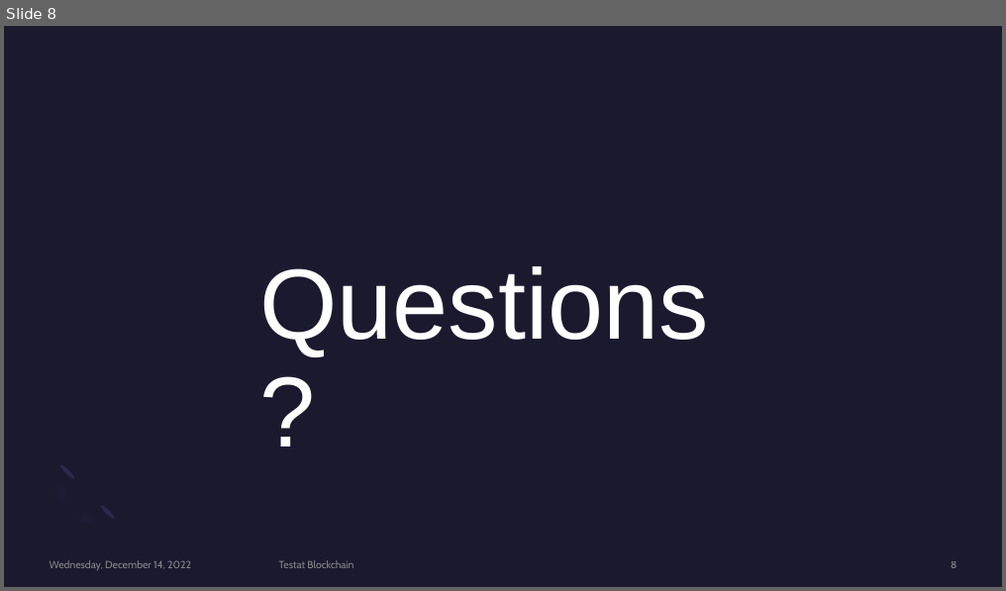
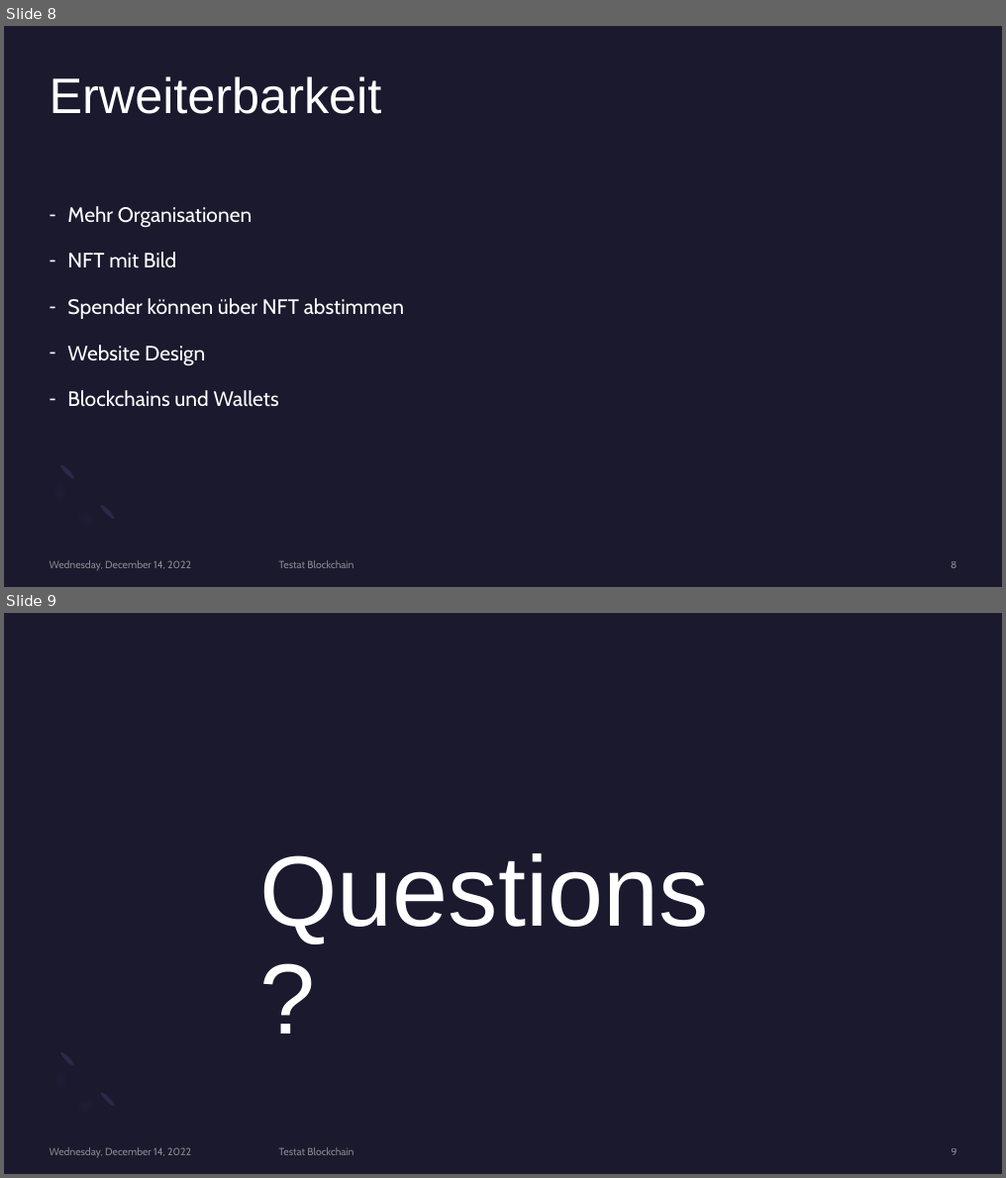
Before and after one commit to beplay/nftonation, a slide deck: presentation/NFTonation.pptx. Shown one above the other, each under a label of ours: slide 8 before the commit, slides 8 and 9 after it. The pictures are 1006x591 and 1006x1178 pixels, drawn with LibreOffice and Linux fonts; fonts in the diff are those of the drawing. Boxes give left, top, right and bottom in pixels: in the first picture for what was removed or moved away, otherwise in the second. Text is boxed around its words. In the diff, an @@ line names an element or a change of style, - is before the commit and + after.

Commit message:
finishing touches on PPP

```diff
--- a/presentation/NFTonation.pptx
+++ b/presentation/NFTonation.pptx
@@ slide 8 added at [4, 26, 1002, 587], background #1B192E; not listed: 3 template elements that a slide beside it also shows @@
@@ title added at [50, 76, 382, 114], 48 pt, text #FFFFFF @@
+Erweiterbarkeit
@@ text added at [67, 206, 404, 407], 20 pt, text #FFFFFF @@
+– Mehr Organisationen
+– NFT mit Bild
+– Spender können über NFT abstimmen
+– Website Design
+– Blockchains und Wallets
@@ text added at [50, 561, 191, 570], 10 pt, text #A6A6A6 at 80% opacity @@
+Wednesday, December 14, 2022
@@ text added at [279, 561, 353, 569], 10 pt, text #A6A6A6 at 80% opacity @@
+Testat Blockchain
@@ page number added at [950, 562, 956, 569], 10 pt, text #A6A6A6 at 80% opacity @@
+8
@@ what was slide 8 is now slide 9 @@
```
